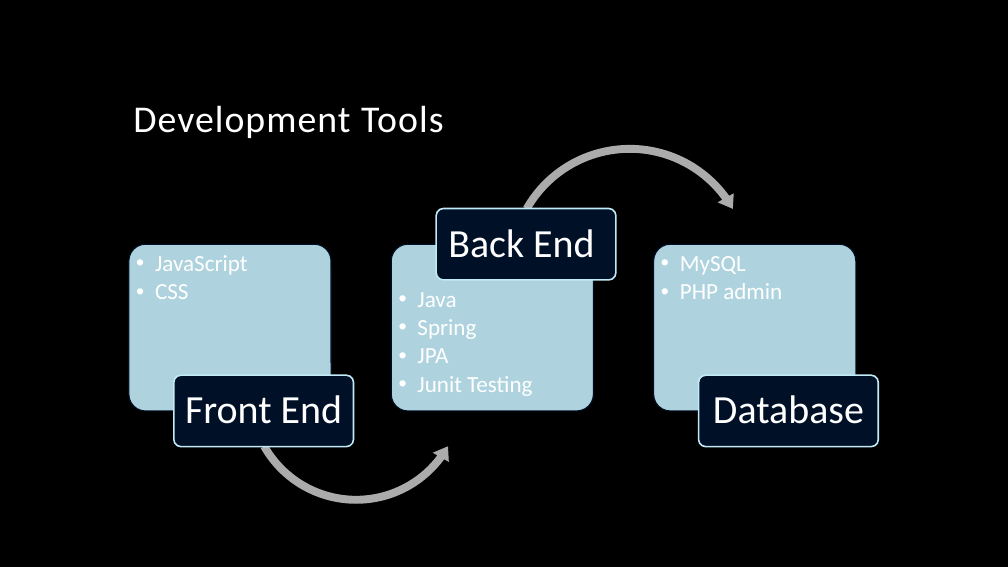
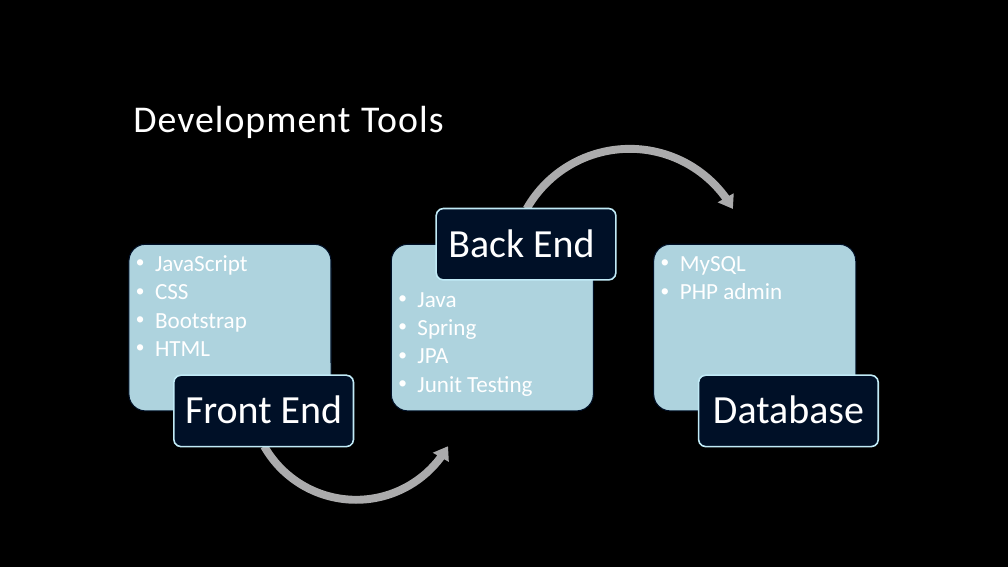
Before and after one commit to Nosente/OnlineShoppingProject, a slide deck: slide 6 of Online Shopping Project.pptx (slide 5 before the commit). Drawn at 1008x567 pixels with LibreOffice and Linux fonts; fonts in the diff are those of the drawing; background and template pictures are left out. Boxes give left, top, right and bottom in pixels: in the first picture for what was removed or moved away, otherwise in the second. Text is boxed around its words. In the diff, an @@ line names an element or a change of style, - is before the commit and + after.

Commit message:
Final presentation

```diff
--- a/Online Shopping Project.pptx
+++ b/Online Shopping Project.pptx
@@ text at [155, 313, 247, 356]: paragraphs added @@
+  • Bootstrap
+  • HTML
```
Also in this commit, not shown: 3 other slides changed, 5 slides added, 5 slides removed.
